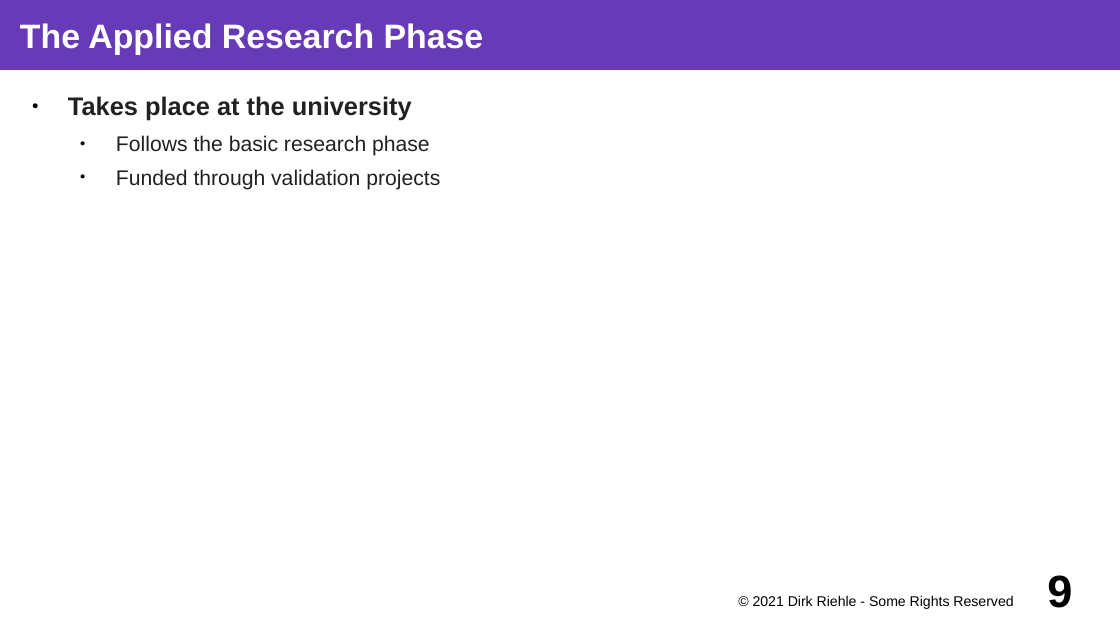
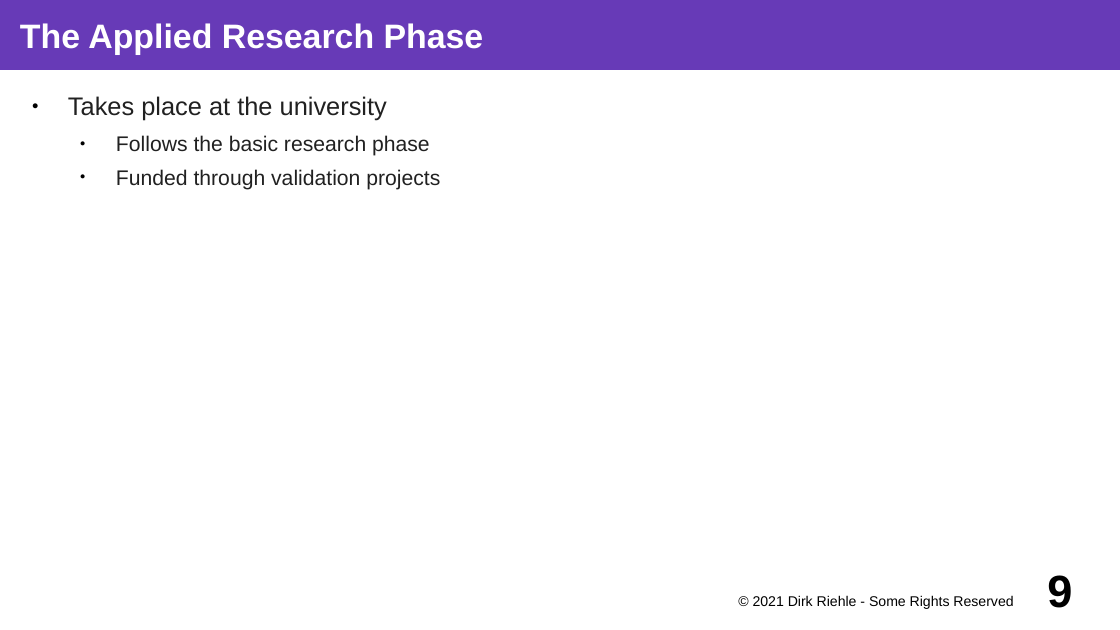
Before and after one commit to dirkriehle/coss-course, a slide deck: slide 9 of Lecture slides/COSS D03 - University Spin-offs.odp. Drawn at 1120x630 pixels with LibreOffice and Linux fonts; fonts in the diff are those of the drawing. Boxes give left, top, right and bottom in pixels: in the first picture for what was removed or moved away, otherwise in the second. Text is boxed around its words. In the diff, an @@ line names an element or a change of style, - is before the commit and + after.

```diff
--- a/Lecture slides/COSS D03 - University Spin-offs.odp
+++ b/Lecture slides/COSS D03 - University Spin-offs.odp
@@ text at (68, 96, 387, 120): bold off in "Takes place at the university" @@
```
Also in this commit, not shown: 10 other slides changed, 3 other files.
